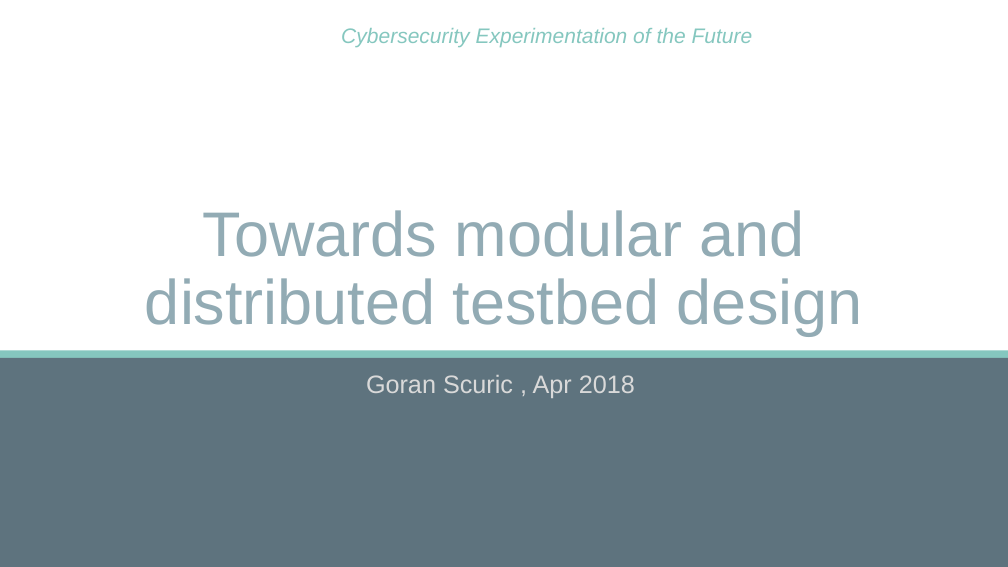
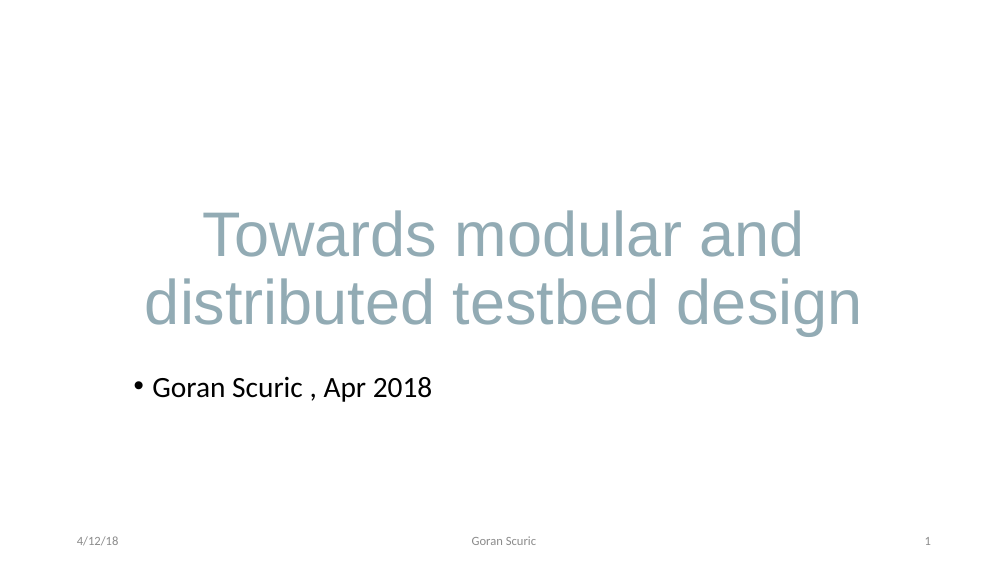
Before and after one commit to igismo/testbedGS, a slide deck: slide 1 of testbedGSArch.pptx. Drawn at 1008x567 pixels with LibreOffice and Linux fonts; fonts in the diff are those of the drawing; background and template pictures are left out. Boxes give left, top, right and bottom in pixels: in the first picture for what was removed or moved away, otherwise in the second. Text is boxed around its words. In the diff, an @@ line names an element or a change of style, - is before the commit and + after.

```diff
--- a/testbedGSArch.pptx
+++ b/testbedGSArch.pptx
@@ text removed at bbox=[341, 28, 753, 47] @@
-Cybersecurity Experimentation of the Future
@@ rectangle removed at bbox=[0, 351, 1008, 358] @@
@@ rectangle removed at bbox=[0, 358, 1008, 567] @@
@@ subtitle "Goran Scuric , Apr 2018" at bbox=[152, 377, 433, 402]: size 24 to 28 pt, font Arial to Calibri, text colour #D9D9D9 to #000000; alignment centre to left; bullet none to • @@
@@ text added at bbox=[77, 536, 119, 546], 12 pt, text #8C8C8C @@
+4/12/18
@@ text added at bbox=[472, 536, 536, 545], 12 pt, text #8C8C8C @@
+Goran Scuric
@@ page number added at bbox=[925, 537, 931, 545], 12 pt, text #8C8C8C @@
+1
```
Also in this commit, not shown: 12 other slides changed.
